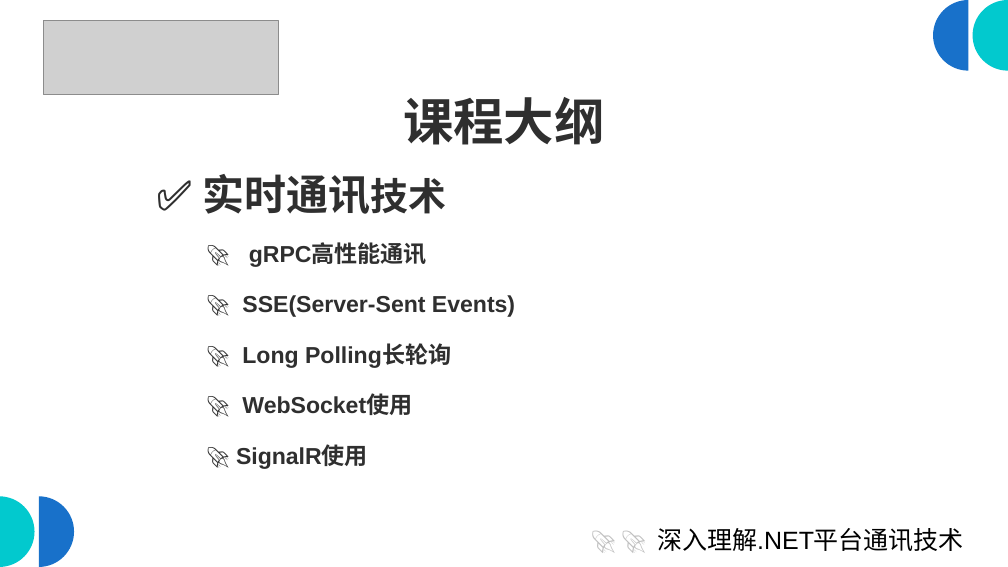
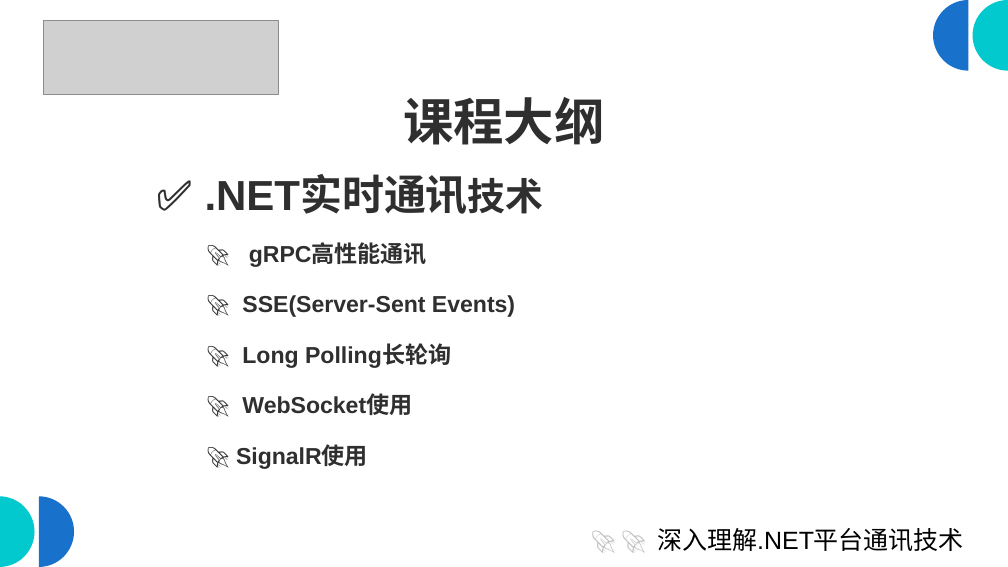
Before and after one commit to scottfly189/dotnet_net_course, a slide deck: slide 6 of src/课程大纲.odp. Drawn at 1008x567 pixels with LibreOffice and Linux fonts; fonts in the diff are those of the drawing; grey boxes stand for pictures. Boxes give left, top, right and bottom in pixels: in the first picture for what was removed or moved away, otherwise in the second. Text is boxed around its words. In the diff, an @@ line names an element or a change of style, - is before the commit and + after.

Commit message:
feat:完成课程大纲录制

```diff
--- a/src/课程大纲.odp
+++ b/src/课程大纲.odp
@@ text at (202, 174, 446, 214): text changed @@
-✅ 实时通讯技术
+✅ .NET实时通讯技术
```
Also in this commit, not shown: 5 other slides changed, 2 other files.
